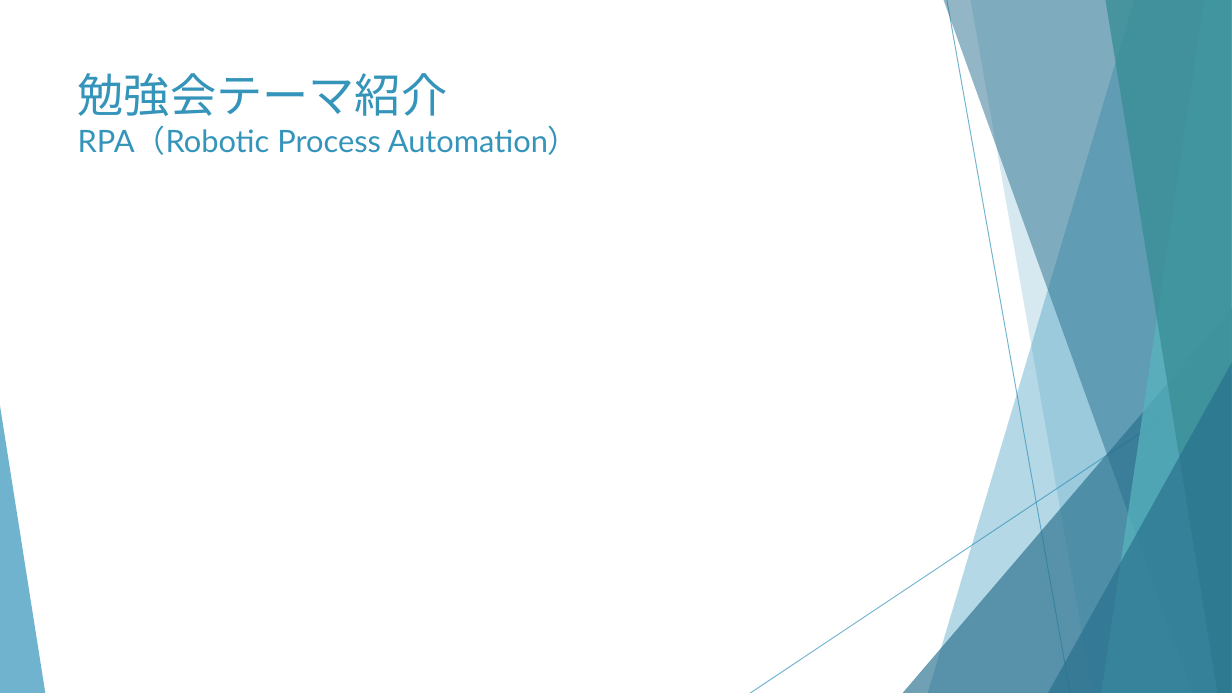
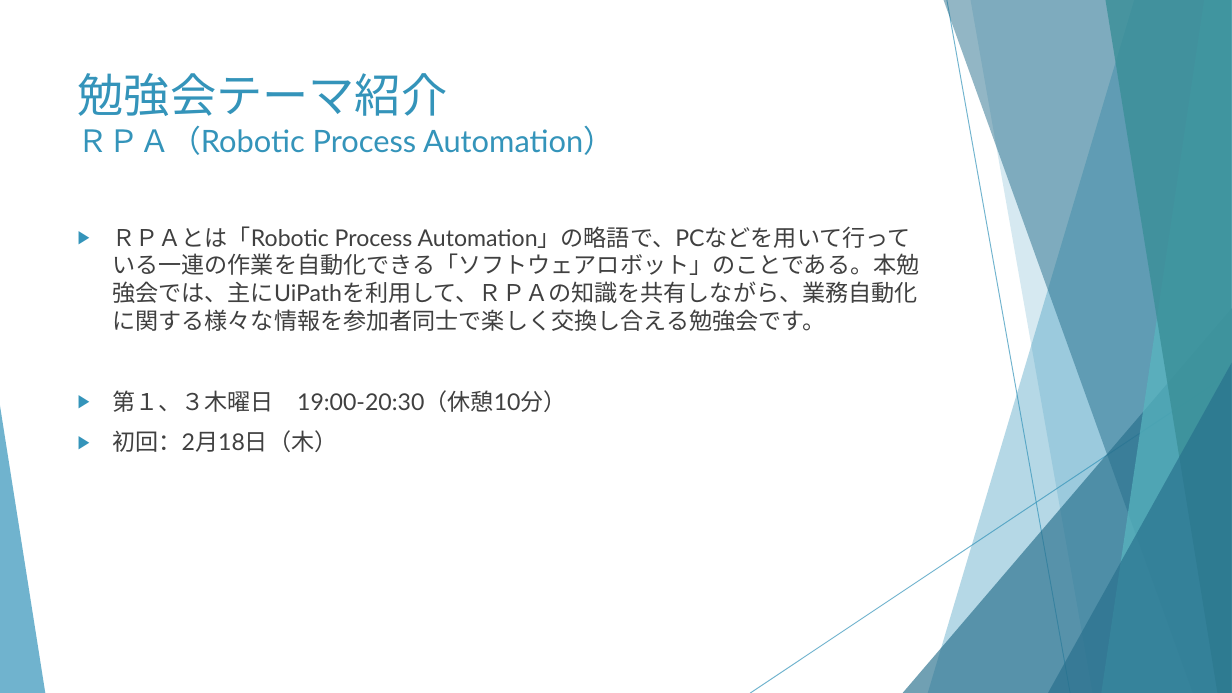
Before and after one commit to huangweijing/rpastudy, a slide deck: slide 4 of 010_事前準備/030_部会説明/20210212_勉強会説明.pptx. Drawn at 1232x693 pixels with LibreOffice and Linux fonts; fonts in the diff are those of the drawing. Boxes give left, top, right and bottom in pixels: in the first picture for what was removed or moved away, otherwise in the second. Text is boxed around its words. In the diff, an @@ line names an element or a change of style, - is before the commit and + after.

```diff
--- a/010_事前準備/030_部会説明/20210212_勉強会説明.pptx
+++ b/010_事前準備/030_部会説明/20210212_勉強会説明.pptx
@@ title at bbox=[78, 73, 614, 155]: text changed @@
-勉強会テーマ紹介
-RPA（Robotic Process Automation）
+勉強会テーマ紹介
+ＲＰＡ（Robotic Process Automation）
@@ text added at bbox=[112, 226, 919, 412], 18 pt, text #404040 @@
+▶ ＲＰＡとは「Robotic Process Automation」の略語で、PCなどを用いて行っている一連の作業を自動化できる「ソフトウェアロボット」のことである。本勉強会では、主にUiPathを利用して、ＲＰＡの知識を共有しながら、業務自動化に関する様々な情報を参加者同士で楽しく交換し合える勉強会です。
+▶ 第１、３木曜日 19:00-20:30（休憩10分）
+▶ 初回：2月18日（木）
```
Also in this commit, not shown: 6 other slides changed, 2 slides added, 2 slides removed.
